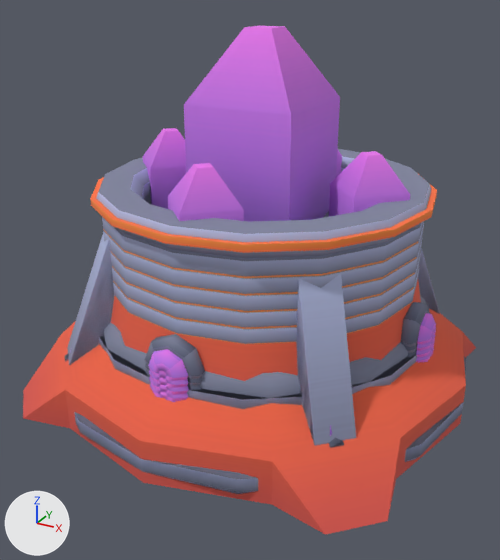
An edit to the glTF model assets/models/buildings/core_levels.glb, drawn before and after from the same camera.
Rendered twice from a 50 mm lens placed at (0.711, -1.356, 0.912), pointed at (0.002, -0.068, 0.268). Lighting does not change. The marker at lower left points along +X, +Y and +Z. The older version comes first. Where no turn or scale is listed for an object, it has been applied to the vertices. Vertices at exactly the same position are counted once.

Script lines for the objects in view, before the commit:
```python
ob_core_pedestal_l4 = bpy.data.objects.new('core_pedestal_l4', me_core_pedestal_l4_004)
ob_core_pedestal_l4.location = (0.0, 0.0, 0.0)
ob_core_pedestal_l5 = bpy.data.objects.new('core_pedestal_l5', me_core_pedestal_l5_004)
ob_core_pedestal_l5.location = (0.0, 0.0, 0.0)
ob_core_pedestal_l6 = bpy.data.objects.new('core_pedestal_l6', me_core_pedestal_l6_004)
ob_core_pedestal_l6.location = (0.0, 0.0, 0.0)
ob_core_pedestal_l7 = bpy.data.objects.new('core_pedestal_l7', me_core_pedestal_l7_004)
ob_core_pedestal_l7.location = (0.0, 0.0, 0.0)
ob_core_pedestal_l8 = bpy.data.objects.new('core_pedestal_l8', me_core_pedestal_l8_004)
ob_core_pedestal_l8.location = (0.0, 0.0, 0.0)
ob_core_satellite_3 = bpy.data.objects.new('core_satellite_3', me_crystal_small_038)
ob_core_satellite_3.location = (0.0, 0.0, 0.0)
# also in view: 'core_crystal' at (0.0, 0.0, 0.542); 'core_satellite_4' at (-0.25, 0.0, 0.442); 'core_satellite_2' at (0.25, 0.0, 0.442); 'core_pedestal_l1' at (0.0, 0.0, 0.103)
```
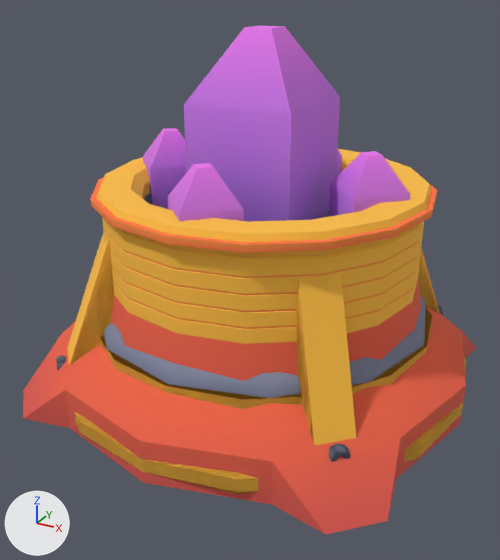
Where the change shows, as pixel boxes [x1, y1, x2, y2] in the pictures (500 x 560 px):
'core_pedestal_l5', reshaped (mostly hidden before)
    before: [73, 252, 435, 438]
    after: [56, 252, 466, 494]
'core_pedestal_l7', reshaped
    before: [70, 223, 438, 440]
    after: [70, 223, 438, 438]
'core_pedestal_l6', reshaped (mostly hidden)
    before: [72, 236, 436, 442]
    after: [72, 236, 441, 451]
part 1 of me_core_pedestal_l4_004, deleted (mostly hidden)
    before: [329, 438, 344, 448]
part 2 of me_core_pedestal_l4_004, surface changed
    before: [74, 265, 466, 494]
    after: [80, 265, 434, 435]
part 3 of me_core_pedestal_l5_004, added
    after: [56, 356, 66, 371]
part 4 of me_core_pedestal_l5_004, added
    after: [329, 443, 350, 462]
part 5 of me_core_pedestal_l5_004, deleted (mostly hidden)
    before: [150, 346, 434, 401]
part 6 of me_core_pedestal_l5_004, surface changed
    before: [73, 252, 435, 438]
    after: [73, 252, 466, 494]
part 7 of me_core_pedestal_l6_004, deleted (mostly hidden)
    before: [146, 339, 435, 396]
part 8 of me_core_pedestal_l6_004, surface changed
    both: [72, 236, 436, 442]
part 9 of me_core_pedestal_l7_004, deleted (mostly hidden)
    before: [145, 330, 435, 392]
part 10 of me_core_pedestal_l7_004, surface changed
    both: [70, 223, 438, 438]
part 11 of me_core_pedestal_l8_004, deleted
    before: [145, 302, 436, 385]
part 12 of me_core_pedestal_l8_004, surface changed (blue to orange)
    both: [67, 148, 440, 446]

The edits, one by one:
me_core_pedestal_l4_004 is used by ob_core_pedestal_l4; location (0.0, 0.0, 0.0).
me_core_pedestal_l4_004 had 784 vertices, 1552 faces and spanned x -0.5..0.5, y -0.5..0.5, z 0.0..0.313.
me_core_pedestal_l4_004 now has 432 vertices, 848 faces and spans x -0.5..0.5, y -0.5..0.5, z 0.0..0.313.
me_core_pedestal_l4_004 part 1: 40 vertices removed from x 0.301..0.354, y -0.354..-0.301, z 0.056..0.114.
me_core_pedestal_l4_004 part 2: 272 kept faces spanning x -0.5..0.5, y -0.5..0.5, z 0.0..0.313 get new texture (UV) coordinates.
Other edits to the shape of me_core_pedestal_l4_004 do not show in these pictures.
me_core_pedestal_l5_004 is used by ob_core_pedestal_l5; location (0.0, 0.0, 0.0).
me_core_pedestal_l5_004 had 848 vertices, 1680 faces and spanned x -0.5..0.5, y -0.5..0.5, z 0.0..0.348.
me_core_pedestal_l5_004 now has 496 vertices, 976 faces and spans x -0.5..0.5, y -0.5..0.5, z 0.0..0.348.
me_core_pedestal_l5_004 part 3: a new loose piece of 40 vertices spanning x -0.365..-0.321, y -0.365..-0.321, z 0.061..0.109, in mat_core_levels_colormap_004 (picture img_colormap).
me_core_pedestal_l5_004 part 4: a new loose piece of 40 vertices spanning x 0.321..0.365, y -0.365..-0.321, z 0.061..0.109, in mat_core_levels_colormap_004 (picture img_colormap).
me_core_pedestal_l5_004 part 5: 8 loose pieces with 352 vertices, spanning x -0.418..0.418, y -0.418..0.418, z 0.087..0.219, are deleted.
me_core_pedestal_l5_004 part 6: 400 kept faces spanning x -0.5..0.5, y -0.5..0.5, z 0.0..0.348 get new texture (UV) coordinates.
Other edits to the shape of me_core_pedestal_l5_004 do not show in these pictures.
me_core_pedestal_l6_004 is used by ob_core_pedestal_l6; location (0.0, 0.0, 0.0).
me_core_pedestal_l6_004 had 1008 vertices, 2000 faces and spanned x -0.5..0.5, y -0.5..0.5, z 0.0..0.418.
me_core_pedestal_l6_004 now has 656 vertices, 1296 faces and spans x -0.5..0.5, y -0.5..0.5, z 0.0..0.418.
me_core_pedestal_l6_004 part 7: 8 loose pieces with 352 vertices, spanning x -0.418..0.418, y -0.418..0.418, z 0.103..0.235, are deleted.
me_core_pedestal_l6_004 part 8: 400 kept faces spanning x -0.5..0.5, y -0.5..0.5, z 0.0..0.383 get new texture (UV) coordinates.
Other edits to the shape of me_core_pedestal_l6_004 do not show in these pictures.
me_core_pedestal_l7_004 is used by ob_core_pedestal_l7; location (0.0, 0.0, 0.0).
me_core_pedestal_l7_004 had 1128 vertices, 2240 faces and spanned x -0.5..0.5, y -0.5..0.5, z 0.0..0.453.
me_core_pedestal_l7_004 now has 656 vertices, 1296 faces and spans x -0.5..0.5, y -0.5..0.5, z 0.0..0.453.
me_core_pedestal_l7_004 part 9: 8 loose pieces with 352 vertices, spanning x -0.418..0.418, y -0.418..0.418, z 0.119..0.251, are deleted.
me_core_pedestal_l7_004 part 10: 400 kept faces spanning x -0.5..0.5, y -0.5..0.5, z 0.0..0.418 get new texture (UV) coordinates.
Other edits to the shape of me_core_pedestal_l7_004 do not show in these pictures.
me_core_pedestal_l8_004 is used by ob_core_pedestal_l8; location (0.0, 0.0, 0.0).
me_core_pedestal_l8_004 had 1288 vertices, 2560 faces and spanned x -0.5..0.5, y -0.5..0.5, z 0.0..0.492.
me_core_pedestal_l8_004 now has 816 vertices, 1616 faces and spans x -0.5..0.5, y -0.5..0.5, z 0.0..0.492.
me_core_pedestal_l8_004 part 11: 8 loose pieces with 352 vertices, spanning x -0.418..0.418, y -0.418..0.418, z 0.135..0.267, are deleted.
me_core_pedestal_l8_004 part 12: 592 kept faces spanning x -0.5..0.5, y -0.5..0.5, z 0.0..0.492 get new texture (UV) coordinates.
Other edits to the shape of me_core_pedestal_l8_004 do not show in these pictures.
